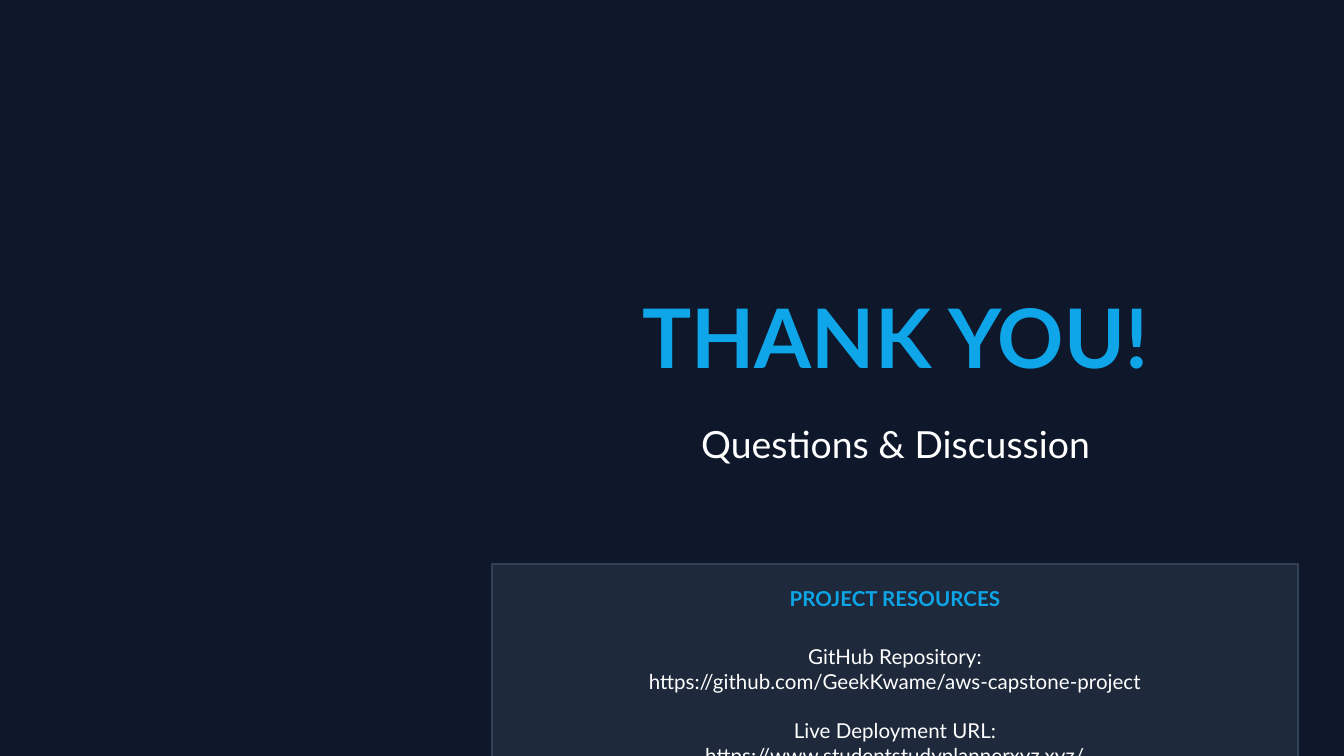
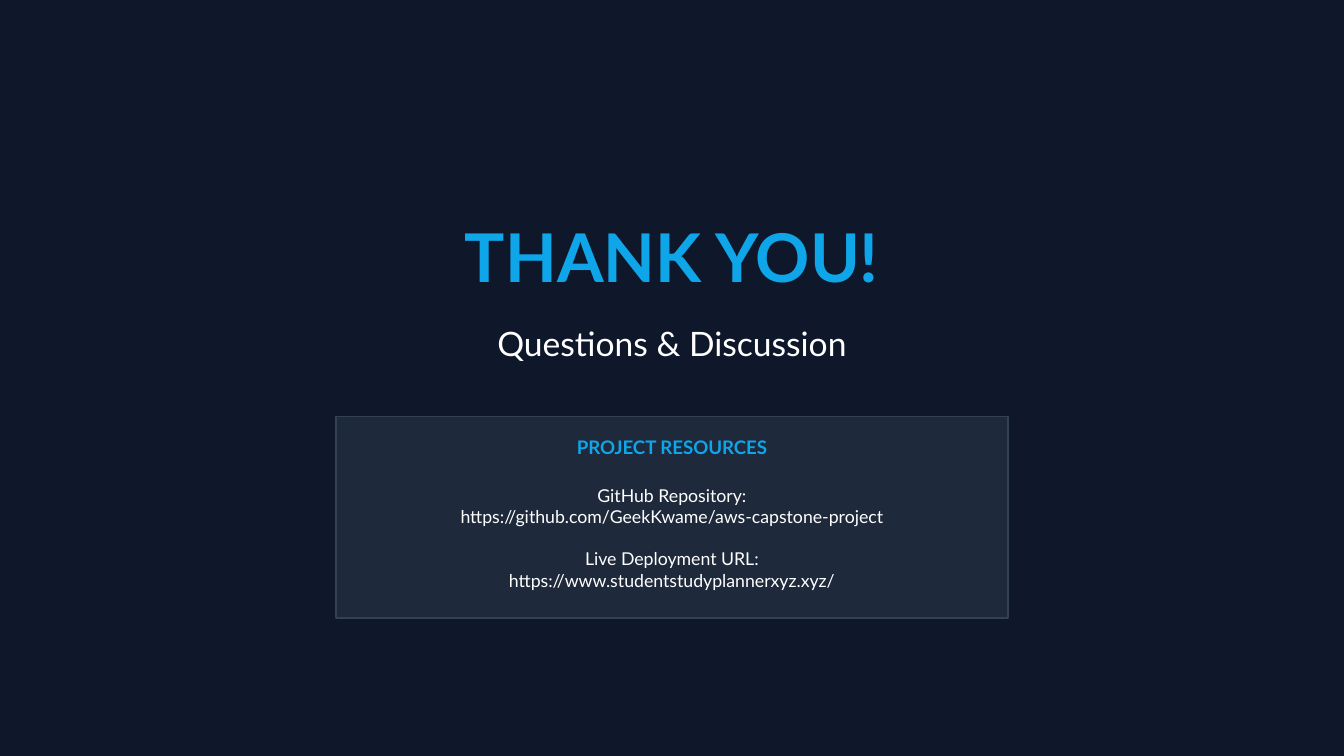
Before and after one commit to GeekKwame/aws-capstone-project, a slide deck: slide 13 of docs/phase5/presentation.pptx. Drawn at 1344x756 pixels with LibreOffice and Linux fonts; fonts in the diff are those of the drawing. Boxes give left, top, right and bottom in pixels: in the first picture for what was removed or moved away, otherwise in the second. Text is boxed around its words. In the diff, an @@ line names an element or a change of style, - is before the commit and + after.

Commit message:
docs: adjust presentation coordinate margins to fix layout cutoff

```diff
--- a/docs/phase5/presentation.pptx
+++ b/docs/phase5/presentation.pptx
@@ text "THANK YOU!": place and size @@
-text "THANK YOU!" at (642, 308, 1148, 369)
+text "THANK YOU!" at (465, 233, 879, 283)
@@ text "THANK YOU!" at (465, 233, 879, 283): size 44 to 36 pt @@
@@ text "Questions & Discussion": place and size @@
-text "Questions & Discussion" at (701, 430, 1090, 464)
+text "Questions & Discussion" at (497, 331, 847, 361)
@@ text "Questions & Discussion" at (497, 331, 847, 361): size 20 to 18 pt @@
@@ rectangle: place and size @@
-rectangle at (492, 564, 1298, 756)
+rectangle at (336, 417, 1008, 618)
@@ text "PROJECT RESOURCES": place and size @@
-text "PROJECT RESOURCES" at (790, 591, 1000, 606)
+text "PROJECT RESOURCES" at (577, 440, 767, 454)
@@ text "PROJECT RESOURCES" at (577, 440, 767, 454): size 11 to 10 pt @@
@@ text "GitHub Repository:": place and size @@
-text "GitHub Repository:" at (649, 649, 1141, 742)
+text "GitHub Repository:" at (461, 489, 884, 590)
@@ text "GitHub Repository:" at (461, 489, 884, 590): size 11 to 9.5 pt @@
```
Also in this commit, not shown: 11 other slides changed, 1 slide added, 1 slide removed, 1 other file.
